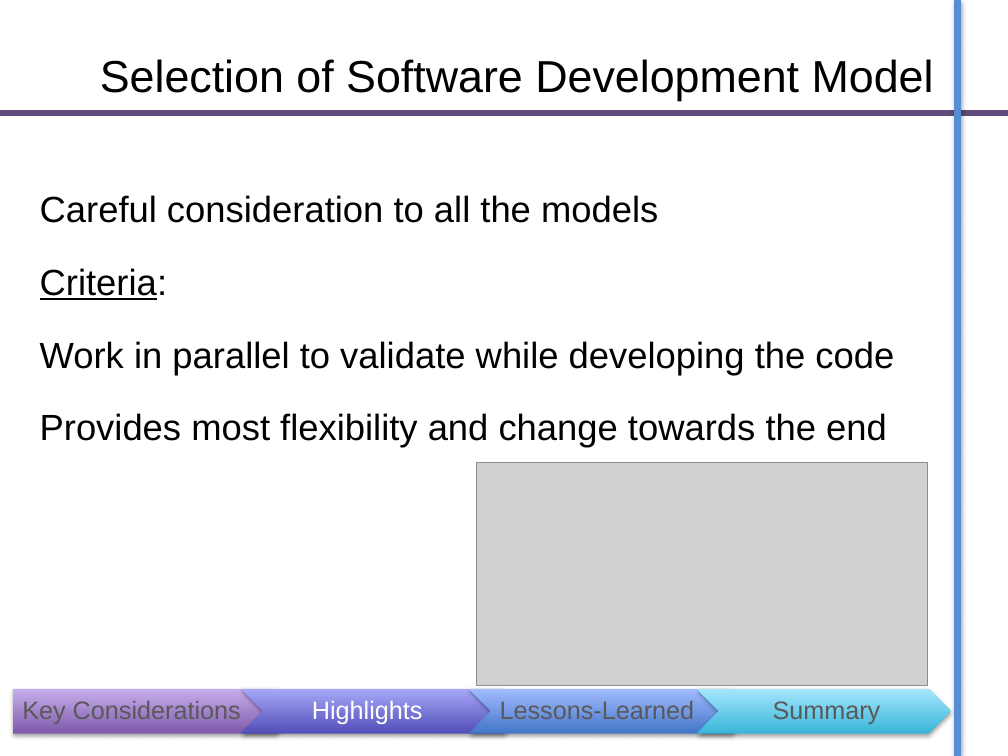
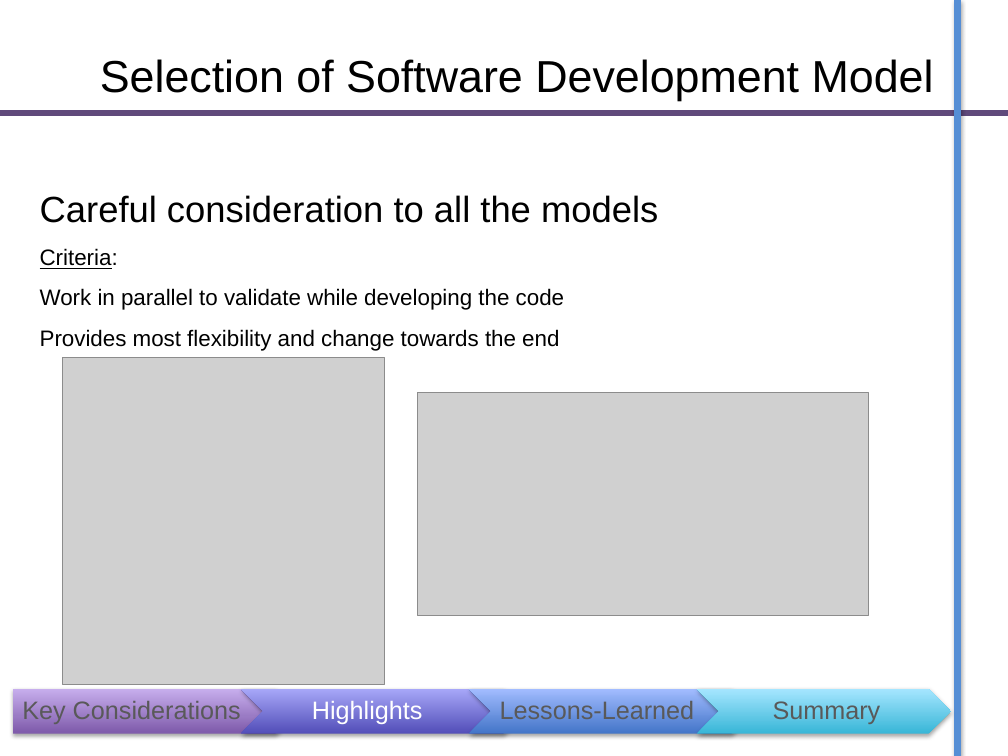
Before and after one commit to GP-Genie-Team/GPGenie, a slide deck: slide 12 of ProjectDoc/Project PPT.pptx. Drawn at 1008x756 pixels with LibreOffice and Linux fonts; fonts in the diff are those of the drawing; grey boxes stand for pictures. Boxes give left, top, right and bottom in pixels: in the first picture for what was removed or moved away, otherwise in the second. Text is boxed around its words. In the diff, an @@ line names an element or a change of style, - is before the commit and + after.

```diff
--- a/ProjectDoc/Project PPT.pptx
+++ b/ProjectDoc/Project PPT.pptx
@@ text at (x1=40, y1=248, x2=564, y2=351): size 26 to 16 pt in "Criteria:", "Work in parallel to validate while developing ...", "Provides most flexibility and change towards the ..."; less space between paragraphs @@
@@ picture added at (x1=62, y1=358, x2=384, y2=685) @@
@@ picture moved from (x1=477, y1=463, x2=927, y2=685) to (x1=418, y1=392, x2=869, y2=615) @@
```
Also in this commit, not shown: 1 other slide changed.
